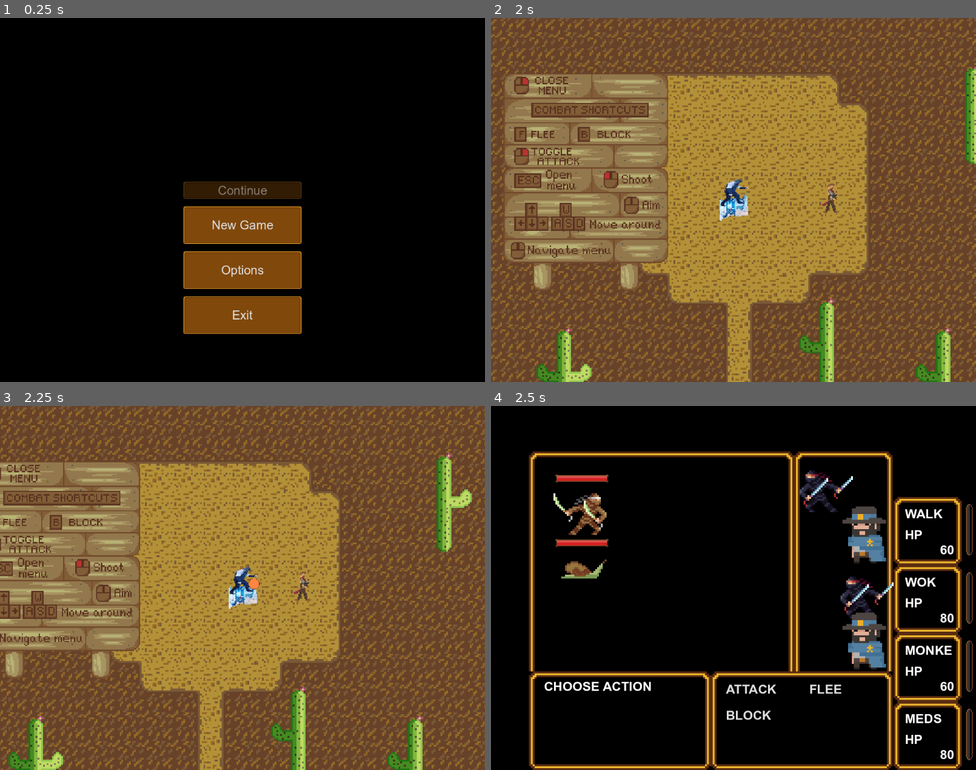
Above: before the commit, frames 1-4 (two rows, left to right).
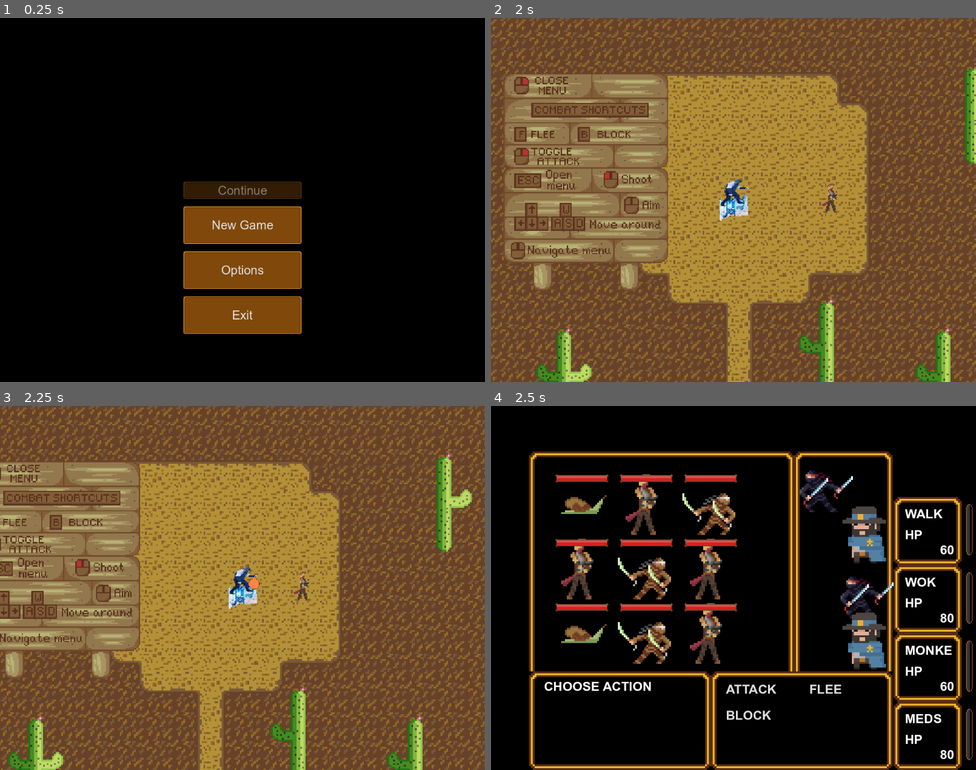
Above: after the commit, the same moments.

Repository: MichalKrzyzanowski/west-life-fantasy-godot-port
Game: Godot game, scene res://ui/main_menu/main_menu.tscn
Two runs of this game, one before a commit and one after it. Both use one fixed random seed, a clock stepped at 60 frames per second and the inputs below.
Inputs (mouse positions are in pixels of both pictures, inside the frame that each line leads up to):
- Up to frame 1 (0.25 s): no input
- Up to frame 2 (2 s): click "New Game" at 0.5 s; click "Continue" at 1.25 s
- Up to frame 3 (2.25 s): tap Enter at 2 s; move the mouse to (349, 569) at 2.02 s; hold D (right) from 2.03 s (still down); tap C at 2.1 s; click (349, 569) at 2.17 s
- Up to frame 4 (2.5 s): keep holding D (right)

Frames 1-3 are identical in both runs. In frame 4, 6.0% of the frame differs, in the area x 12-51%, y 18-71%.

Commit message:
- general changes: 	- started working on adding comments to the combat scene 	- fixed errors thrown by combat scene when combat started by 	  bullet

Diff:
--- a/entities/bullet/bullet_controller.gd
+++ b/entities/bullet/bullet_controller.gd
@@ -42,7 +42,8 @@
 
 
 ## handles bullet collisions with non-bullet entities
-## will be used in the future to determine combat advantage
+## if both of the involved objects are player an enemy,
+## combat will be triggered
 func _on_body_entered(body: Node2D) -> void:
 	# this will be used to begin combat with player advantage/disadvantage
 	# player's bullet hit the enemy or vice versa
--- a/entities/common/generic_entity.tscn
+++ b/entities/common/generic_entity.tscn
@@ -10,6 +10,8 @@
 size = Vector2(128, 128)
 
 [node name="Entity" type="Area2D"]
+monitoring = false
+monitorable = false
 script = ExtResource("1_8ype6")
 
 [node name="Sprite2D" type="Sprite2D" parent="."]
--- a/scenes/combat/combat.gd
+++ b/scenes/combat/combat.gd
@@ -19,27 +19,40 @@
 ## list of enemies to choose from when generating enemies
 @export var enemy_data: Array[EntityProperties]
 
+## governs if the party starts first
 @export var is_party_advantage: bool
+## position to move a party member when it is
+## his turn
 @export var member_ready_offset: float = 86.0
+## time delay between each turn
 @export var turn_wait_time: float = 1.5
+## max enemies that can spawn
 @export var max_enemy_count: int = 9
 
 # public vars
+# combat status trackers
 var has_party_won: bool = false
 var has_party_fled: bool = false
-var rng := RandomNumberGenerator.new()
+# ready member reference
 var current_member: Node2D
+
 # overworld references to entities involved in combat.
 # only used for non-random encounters
 var overworld_player: Node2D
 var overworld_enemy: Node2D
 
 # private vars
+## reference to party_grid.get_children
 var _party: Array
+## reference to enemy_grid.get_children
 var _enemies: Array
+## order in which turns are played out
 var _battle_order: Array
 var _is_enemy_select_enabled: bool = false
+# index of the currently ready member
 var _current_party_index: int = 0
+## checks if combat is over in the middle of a turn
+## e.g. when escaping, when looking for a valid target
 var _is_combat_over_early: bool = false
 # awards
 var _xp_reward: int = 0
@@ -47,7 +60,7 @@
 
 # @onready vars
 @onready var GenericEntity := preload(
-		"res://entities/common/generic_entity.tscn") as PackedScene
+		"res://entities/common/generic_entity.tscn")
 #@onready var ShadeNinja := preload("res://entities/common/generic_entity.tscn") as Area2D
 # TODO: figure out how to implement static typing for Grid2D plugin type
 @onready var party_grid = $PartyGrid
@@ -64,9 +77,7 @@
 
 
 func _ready() -> void:
-	# randomize rng seed
-	rng.randomize()
-
+	# set input processing off until combat end
 	set_process_input(false)
 
 	# connect to interface signals
@@ -84,12 +95,14 @@
 	# spawn enemies and add them to the grid
 	_spawn_enemies()
 
+	# generate awards
 	_init_rewards()
 
 	# organise battle order
 	_setup_battle_order()
 
-	current_member = party_grid.get_child(_current_party_index)
+	# initialise current party member and move into ready position
+	current_member = _party[_current_party_index]
 	_member_ready_position()
 
 
@@ -104,6 +117,9 @@
 
 
 # private methods
+## initialise party members from [param data].
+## creates an instance of generic_entity based on
+## [param data] properties and attach them to designated Grid2D
 func _init_party(data: Array[EntityProperties]) -> void:
 	if !data.is_empty():
 		for member_data in data:
@@ -111,17 +127,22 @@
 			# TODO: look into _get_property_list for EntityProperties resource
 			# to prevent full deep duplication
 			party_member.entity_properties = member_data
+			# party should not display hp bars
 			party_member.hide_ui = true
 			party_member.on_flee_successfull.connect(_on_entity_flee)
 			party_grid.add_child(party_member)
 
+	# update the grid manually to increase performance
 	party_grid.update_grid()
 	_party = party_grid.get_children()
+	# update combat ui with initialised party
 	interface.init_party_stat_boxes(_party)
 
 
+## generate randomly selected enemies from enemy_data.
+## each enemy is an instance of generic_entity
 func _spawn_enemies() -> void:
-	var enemy_count: int = rng.randi_range(1, max_enemy_count)
+	var enemy_count: int = randi_range(1, max_enemy_count)
 
 	if !enemy_data.is_empty():
 		for index in range(0, enemy_count):
@@ -138,6 +159,8 @@
 	_enemies = enemy_grid.get_children()
 
 
+## calculate total gil and xp to be rewarded from
+## the spawned enemies
 func _init_rewards() -> void:
 	for enemy in _enemies:
 		_gil_reward += enemy.entity_properties.stats.gil_drop
@@ -261,7 +284,7 @@
 	_member_default_position()
 	_current_party_index += 1
 
-	if _current_party_index >= party_grid.get_children().size():
+	if _current_party_index >= _party.size():
 		interface.process_mode = Node.PROCESS_MODE_DISABLED
 		interface.update_combat_info("commence battle!")
 		_generate_enemy_actions()
@@ -275,7 +298,7 @@
 		_next_member()
 		return
 
-	current_member = party_grid.get_child(_current_party_index)
+	current_member = _party[_current_party_index]
 	_member_ready_position()
 
 
@@ -287,12 +310,12 @@
 
 
 func _generate_enemy_actions() -> void:
-	for enemy in enemy_grid.get_children():
+	for enemy in _enemies:
 		if !enemy.is_alive:
 			continue
 
 		# null action passed in forces the action to be selected at random
-		enemy.set_action("", _get_random_entity(party_grid.get_children()))
+		enemy.set_action("", _get_random_entity(_party))
 
 
 ## loops through the [param entities] array, looking
@@ -336,19 +359,19 @@
 			if _is_combat_over_early:
 				return true
 
-			if entity in party_grid.get_children():
+			if entity in _party:
 				entity.set_action(entity.action.get_method(),
-						_get_next_entity(enemy_grid.get_children()))
+						_get_next_entity(_enemies))
 				success_code = entity.call_action()
 			else:
 				entity.set_action(entity.action.get_method(),
-						_get_next_entity(party_grid.get_children()))
+						_get_next_entity(_party))
 				success_code = entity.call_action()
 
 		# only move entity to ready position if entity is
 		# a party member and it is attacking
 		if (
-				entity in party_grid.get_children()
+				entity in _party
 				&& entity.action.get_method().contains("attack")
 		):
 			_member_ready_position(entity)
@@ -356,7 +379,7 @@
 		interface.update_combat_info(entity.action_msg)
 		await get_tree().create_timer(turn_wait_time).timeout
 
-		if entity in party_grid.get_children():
+		if entity in _party:
 			_member_default_position(entity)
 
 	return _is_combat_over()
--- a/scenes/combat/combat_manager.gd
+++ b/scenes/combat/combat_manager.gd
@@ -99,6 +99,7 @@
 
 	print("player: %s, enemy: %s" % [overworld_player.name, body.name])
 	print("begin combat")
+	await get_tree().process_frame
 	trigger_combat(on_advantage, overworld_player, body)
 
 
